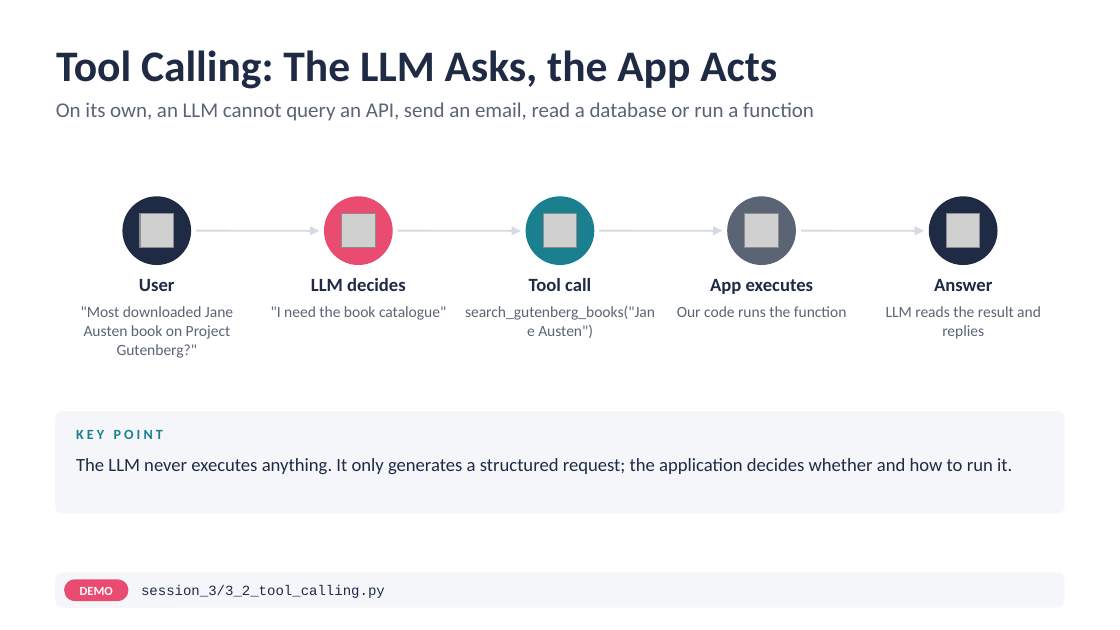
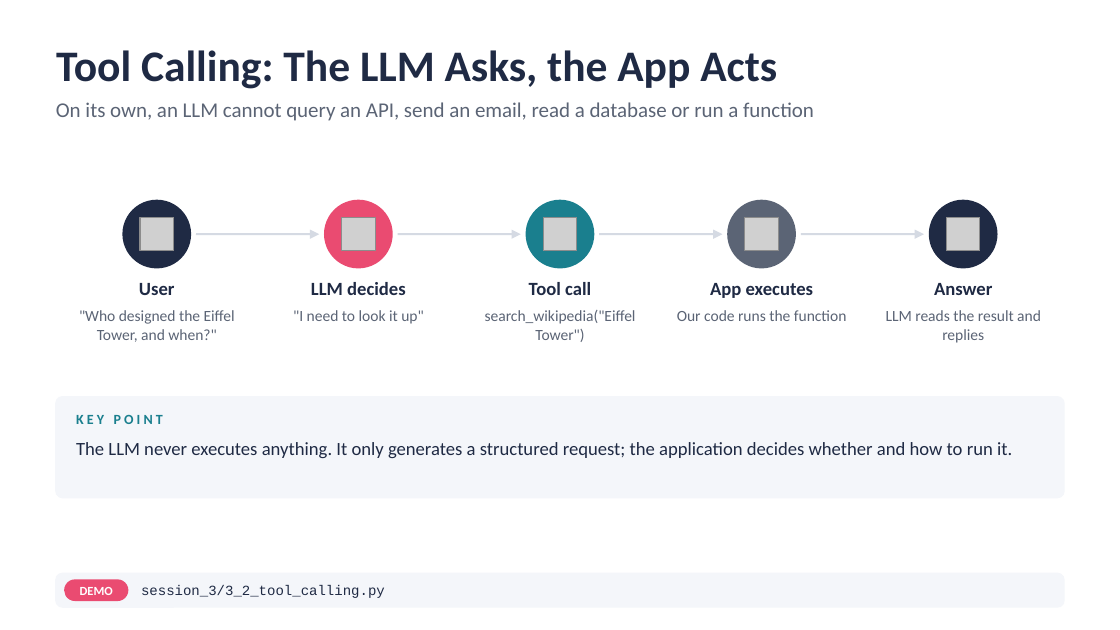
Before and after one commit to atulkahatecdac/agenticai, a slide deck: slide 56 of 16_PGP-Agentic/PGP_Agentic_AI.pptx. Drawn at 1120x630 pixels with LibreOffice and Linux fonts; fonts in the diff are those of the drawing; grey boxes stand for pictures. Boxes give left, top, right and bottom in pixels: in the first picture for what was removed or moved away, otherwise in the second. Text is boxed around its words. In the diff, an @@ line names an element or a change of style, - is before the commit and + after.

```diff
--- a/16_PGP-Agentic/PGP_Agentic_AI.pptx
+++ b/16_PGP-Agentic/PGP_Agentic_AI.pptx
@@ 5 texts, 5 ellipses, 4 arrows: place and size @@
-5 texts, 5 ellipses, 4 arrows at <box>123,197,997,294</box>
+5 texts, 5 ellipses, 4 arrows at <box>123,200,997,298</box>
@@ text at <box>79,310,235,342</box>: text changed @@
-"Most downloaded Jane Austen book on Project Gutenberg?"
+"Who designed the Eiffel Tower, and when?"
@@ text at <box>293,310,424,324</box>: text changed @@
-"I need the book catalogue"
+"I need to look it up"
@@ text at <box>485,310,636,342</box>: text changed @@
-search_gutenberg_books("Jane Austen")
+search_wikipedia("Eiffel Tower")
@@ text "Our code runs the function": place and size @@
-text "Our code runs the function" at <box>677,306,847,317</box>
+text "Our code runs the function" at <box>677,310,847,321</box>
@@ text "LLM reads the result and ...": place and size @@
-text "LLM reads the result and ..." at <box>886,306,1041,339</box>
+text "LLM reads the result and ..." at <box>886,310,1041,343</box>
@@ 2 texts, 1 rounded rectangle: place and size @@
-2 texts, 1 rounded rectangle at <box>56,412,1064,513</box>
+2 texts, 1 rounded rectangle at <box>56,396,1064,497</box>
```
Also in this commit, not shown: 1 other slide changed, 8 other files.
